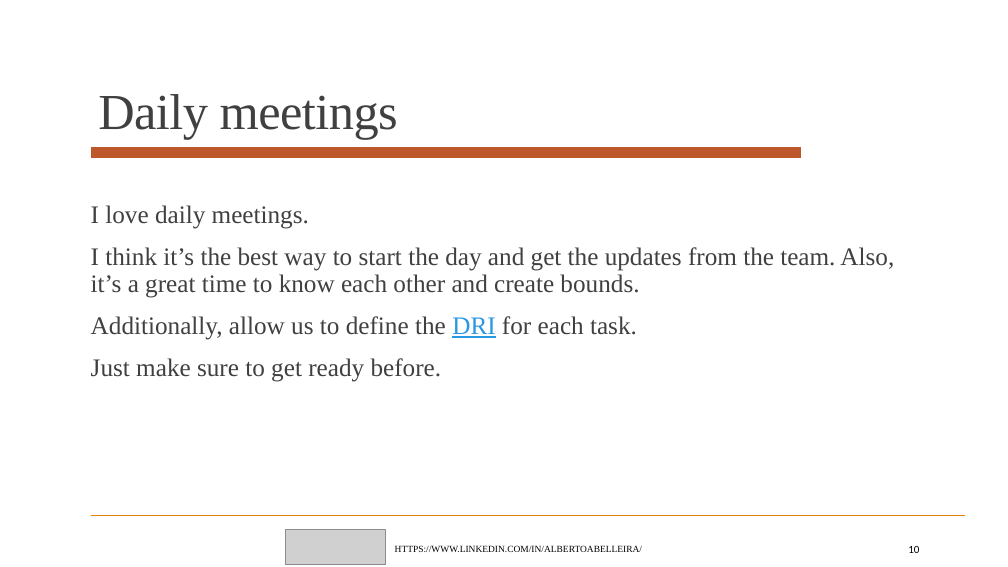
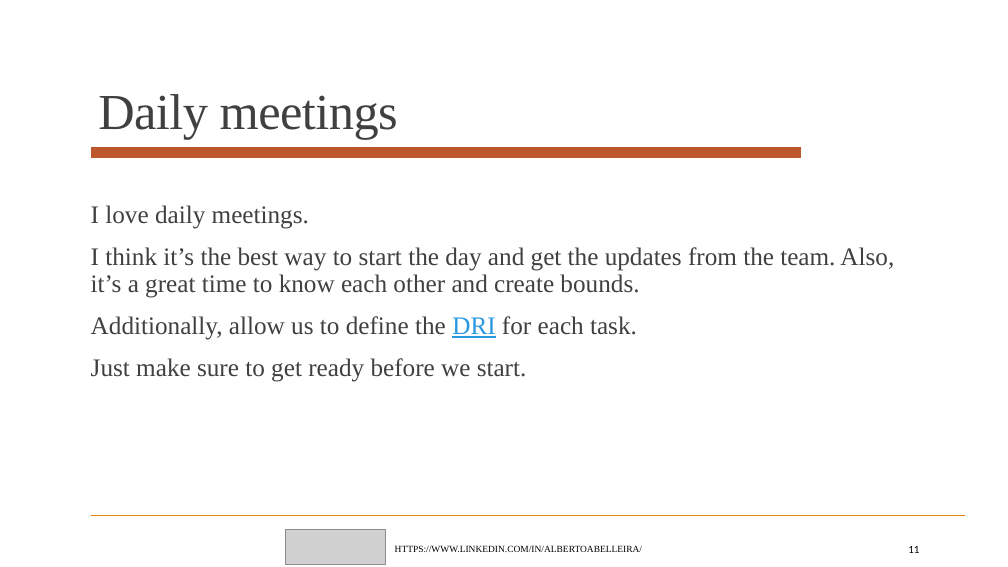
Before and after one commit to albertoabelleira/management, a slide deck: slide 11 of My_readme_as_a_manager.pptx (slide 10 before the commit). Drawn at 1008x567 pixels with LibreOffice and Linux fonts; fonts in the diff are those of the drawing; grey boxes stand for pictures. Boxes give left, top, right and bottom in pixels: in the first picture for what was removed or moved away, otherwise in the second. Text is boxed around its words. In the diff, an @@ line names an element or a change of style, - is before the commit and + after.

```diff
--- a/My_readme_as_a_manager.pptx
+++ b/My_readme_as_a_manager.pptx
@@ text at [91,358,527,382]: text changed @@
-Just make sure to get ready before.
+Just make sure to get ready before we start.
@@ page number at [908,546,919,553]: text changed @@
-10
+11
```
Also in this commit, not shown: 4 other slides changed, 1 slide added.
